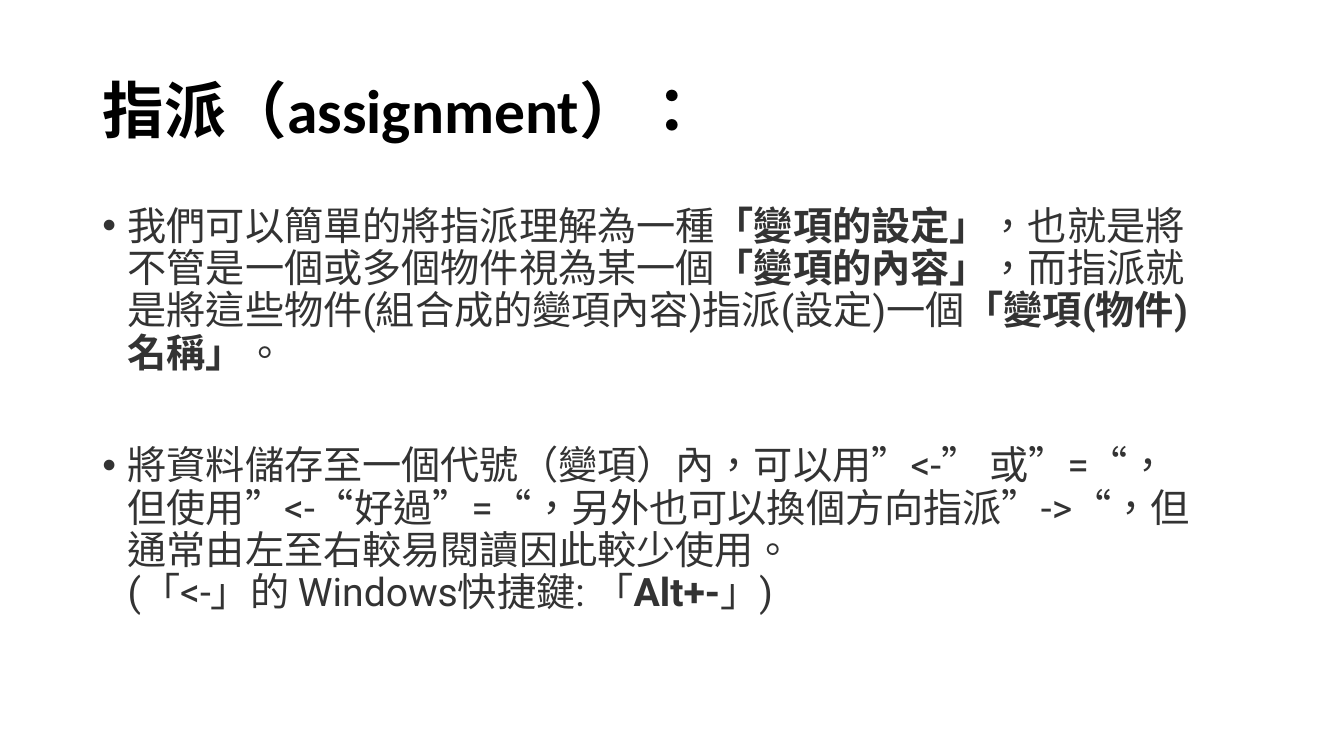
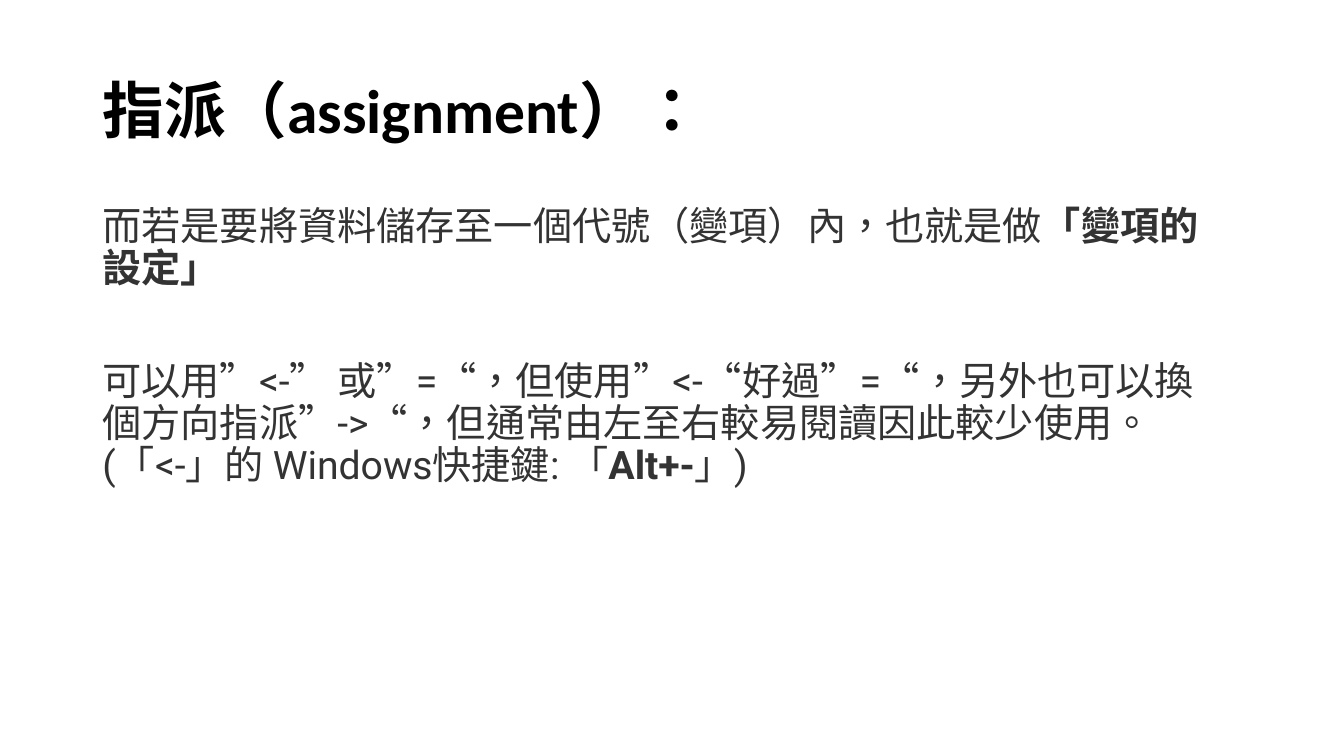
Before and after one commit to qbiexyz/R-for-NGO, a slide deck: slide 5 of ppt/基礎篇2_R語言的基礎概念.pptx (slide 4 before the commit). Drawn at 1344x756 pixels with LibreOffice and Linux fonts; fonts in the diff are those of the drawing. Boxes give left, top, right and bottom in pixels: in the first picture for what was removed or moved away, otherwise in the second. Text is boxed around its words. In the diff, an @@ line names an element or a change of style, - is before the commit and + after.

```diff
--- a/ppt/基礎篇2_R語言的基礎概念.pptx
+++ b/ppt/基礎篇2_R語言的基礎概念.pptx
@@ text at <box>102,206,1198,488</box>: text changed @@
-• 我們可以簡單的將指派理解為一種「變項的設定」，也就是將不管是一個或多個物件視為某一個「變項的內容」，而指派就是將這些物件(組合成的變項內容)指派(設定)一個「變項(物件)名稱」。
-• 將資料儲存至一個代號（變項）內，可以用”<-” 或”=“，但使用”<-“好過”=“，另外也可以換個方向指派”->“，但通常由左至右較易閱讀因此較少使用。
-  (「<-」的 Windows快捷鍵: 「Alt+-」)
+而若是要將資料儲存至一個代號（變項）內，也就是做「變項的設定」
+可以用”<-” 或”=“，但使用”<-“好過”=“，另外也可以換個方向指派”->“，但通常由左至右較易閱讀因此較少使用。
+(「<-」的 Windows快捷鍵: 「Alt+-」)
```
Also in this commit, not shown: 6 other slides changed, 2 slides added, 32 other files.
